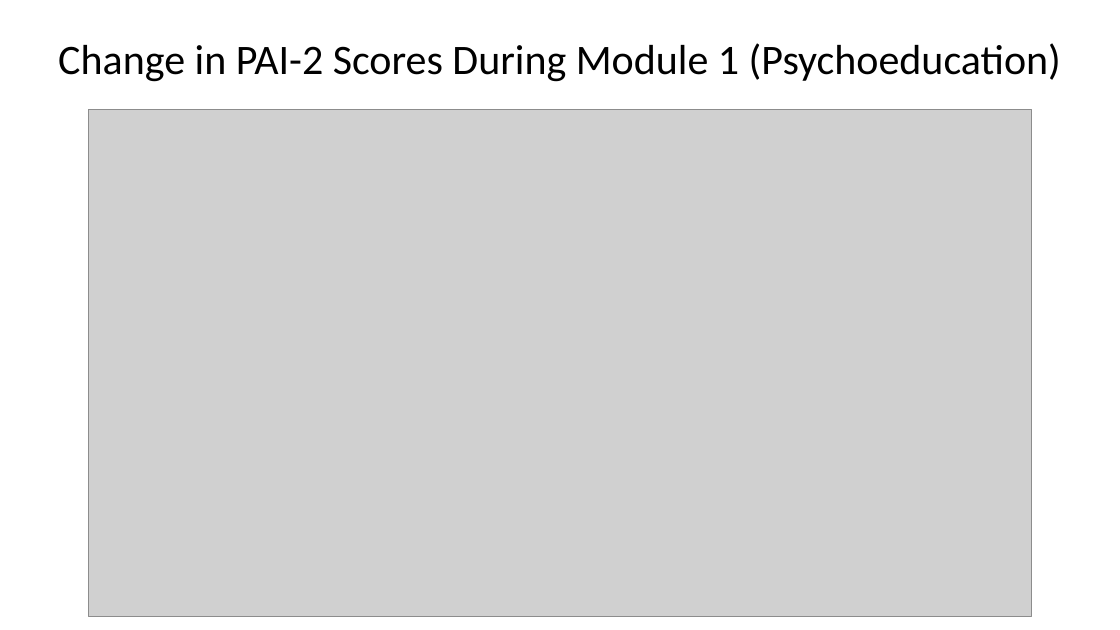
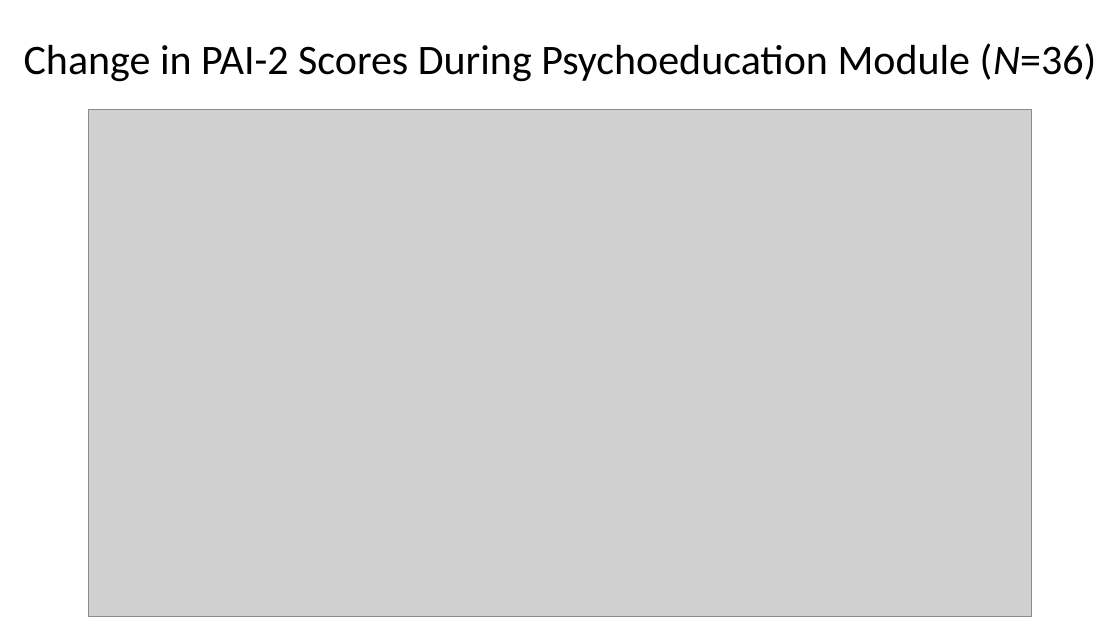
Before and after one commit to nchoukas/panicxrainfrog, a slide deck: slide 11 of PanicModelxRF_prelim_analyses.pptx (slide 10 before the commit). Drawn at 1120x630 pixels with LibreOffice and Linux fonts; fonts in the diff are those of the drawing; grey boxes stand for pictures. Boxes give left, top, right and bottom in pixels: in the first picture for what was removed or moved away, otherwise in the second. Text is boxed around its words. In the diff, an @@ line names an element or a change of style, - is before the commit and + after.

```diff
--- a/PanicModelxRF_prelim_analyses.pptx
+++ b/PanicModelxRF_prelim_analyses.pptx
@@ title at <box>24,43,1097,82</box>: text changed @@
-Change in PAI-2 Scores During Module 1 (Psychoeducation)
+Change in PAI-2 Scores During Psychoeducation Module (N=36)
```
Also in this commit, not shown: 6 other slides changed, 1 slide added, 5 other files.
